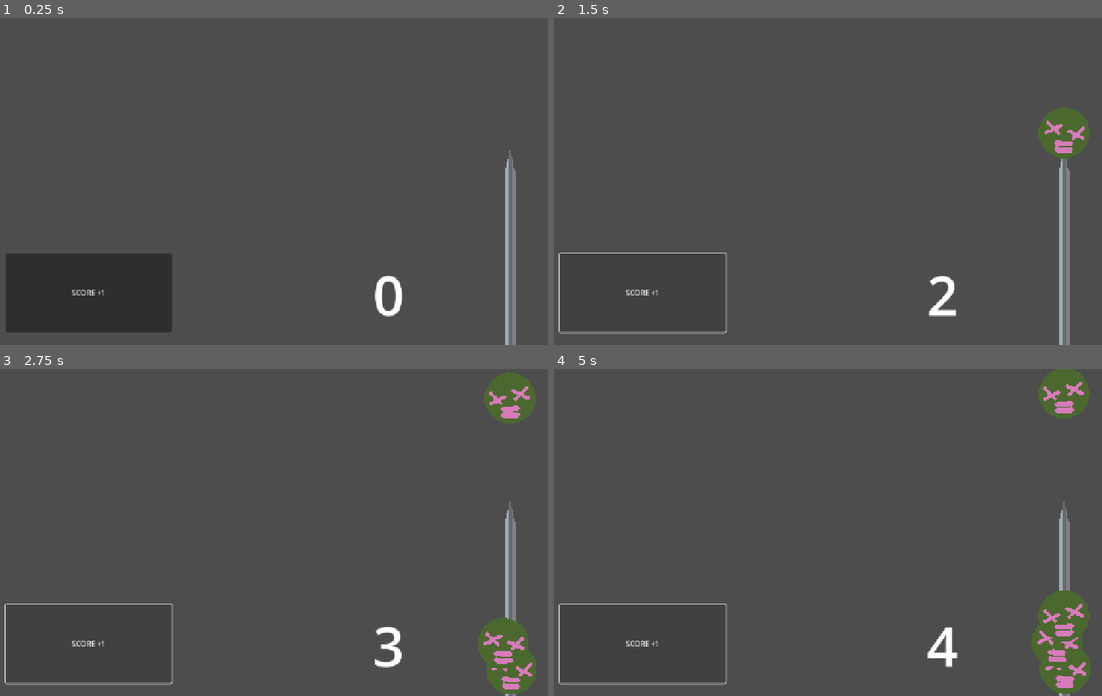
Above: before the commit, frames 1-4 (two rows, left to right).
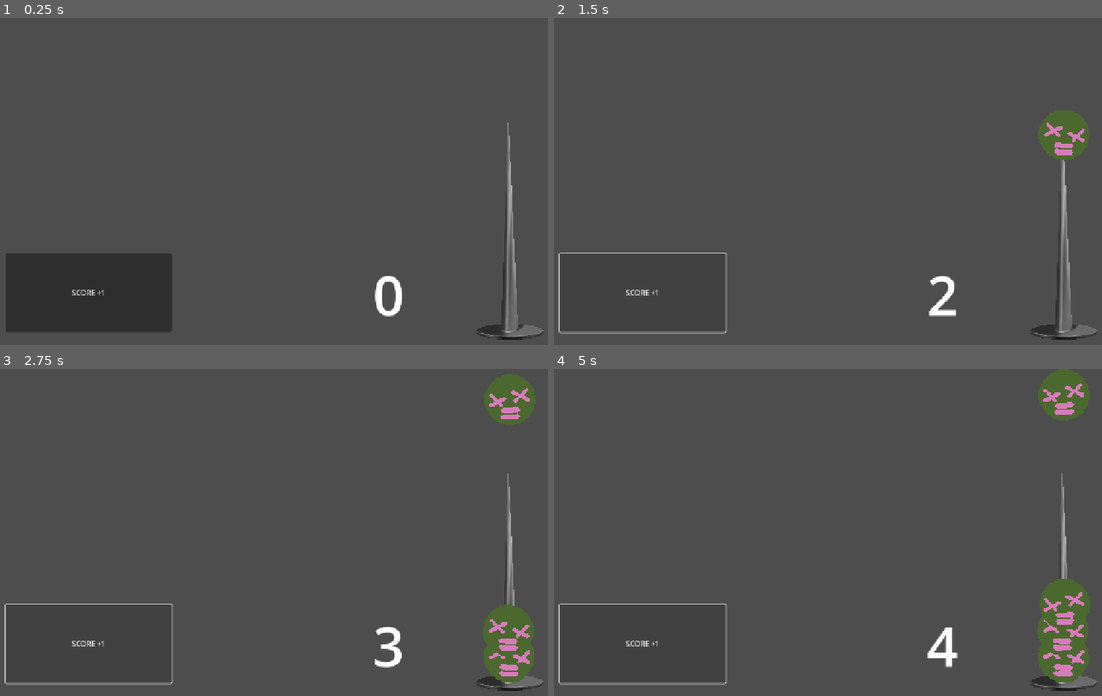
Above: after the commit, the same moments.

Repository: ACristoff/latechjam9
Game: Godot game, scene res://Game/UI/score_tracker.tscn
Two runs of this game, one before a commit and one after it. Both use one fixed random seed, a clock stepped at 60 frames per second and the inputs below. This scene is started directly instead of the project's main scene.
Inputs:
- Up to frame 1 (0.25 s): no input
- Up to frame 2 (1.5 s): click "SCORE +1" at 0.5 s; click "SCORE +1" at 1.25 s
- Up to frame 3 (2.75 s): click "SCORE +1" at 2 s
- Up to frame 4 (5 s): tap Enter at 4.25 s

The runs differ from the first frame. In frame 1, 1.2% of the frame differs, in the area x 86-100%, y 32-100%; in frame 2, 1.5%; in frame 3, 2.4%; in frame 4, 2.6%, in the area x 86-100%, y 0-100%.

Commit message:
eye overlay

Diff:
--- /dev/null
+++ b/Assets/Particles/blood_particls.tscn
@@ -0,0 +1,6 @@
+[gd_scene load_steps=2 format=3 uid="uid://che3pxt8fuc3h"]
+
+[ext_resource type="Texture2D" uid="uid://c72pdstyon7gw" path="res://Assets/Particles/red-circle.png" id="1_1p17i"]
+
+[node name="GPUParticles2D" type="GPUParticles2D"]
+texture = ExtResource("1_1p17i")
--- a/Game/UI/score_tracker.tscn
+++ b/Game/UI/score_tracker.tscn
@@ -1,7 +1,7 @@
 [gd_scene load_steps=3 format=3 uid="uid://w8wk4l8i1m4g"]
 
 [ext_resource type="Script" uid="uid://c8hva42x53u34" path="res://Game/UI/score_tracker.gd" id="1_4bvl0"]
-[ext_resource type="Texture2D" uid="uid://bfpbefiagaejy" path="res://Assets/UI/Pike.png" id="2_fl16t"]
+[ext_resource type="Texture2D" uid="uid://mqo7x8fjl0ll" path="res://Assets/UI/IMG_0679.png" id="2_fl16t"]
 
 [node name="ScoreTracker" type="Node2D"]
 script = ExtResource("1_4bvl0")
@@ -15,14 +15,14 @@
 
 [node name="Pike" type="Sprite2D" parent="."]
 texture_filter = 3
-position = Vector2(1149, 504.75)
-scale = Vector2(2, 6.50758)
+position = Vector2(1149, 420)
+scale = Vector2(0.265, 0.265)
 texture = ExtResource("2_fl16t")
 
 [node name="StaticBody2D" type="StaticBody2D" parent="."]
 
 [node name="CollisionPolygon2D" type="CollisionPolygon2D" parent="StaticBody2D"]
-position = Vector2(1142, 183)
+position = Vector2(1142, 158)
 polygon = PackedVector2Array(96, -363, 96, 542, -114, 542, -114, -376, -90, -376, -90, 531, 81, 531, 81, -363)
 
 [node name="HeadSpawn" type="Marker2D" parent="."]
--- /dev/null
+++ b/Game/eyes_overlay.tscn
@@ -0,0 +1,75 @@
+[gd_scene load_steps=6 format=3 uid="uid://bnd4grscn3fu7"]
+
+[ext_resource type="Texture2D" uid="uid://0hrimfsjm5fr" path="res://Assets/UI/Eye.png" id="1_6h8ov"]
+[ext_resource type="Texture2D" uid="uid://fqv8vlp7x67j" path="res://Assets/UI/Eyelid.png" id="2_ooq33"]
+
+[sub_resource type="Animation" id="Animation_ooq33"]
+resource_name = "Blink"
+length = 0.5
+step = 0.1
+tracks/0/type = "value"
+tracks/0/imported = false
+tracks/0/enabled = true
+tracks/0/path = NodePath("EyelidNormal:scale")
+tracks/0/interp = 1
+tracks/0/loop_wrap = true
+tracks/0/keys = {
+"times": PackedFloat32Array(0, 0.2, 0.3, 0.5),
+"transitions": PackedFloat32Array(0.196146, 1, 0.203063, 1),
+"update": 0,
+"values": [Vector2(1, 0.45), Vector2(1, 1), Vector2(1, 1), Vector2(1, 0.42)]
+}
+
+[sub_resource type="Animation" id="Animation_lg1uy"]
+length = 0.001
+tracks/0/type = "value"
+tracks/0/imported = false
+tracks/0/enabled = true
+tracks/0/path = NodePath("EyelidNormal:scale")
+tracks/0/interp = 1
+tracks/0/loop_wrap = true
+tracks/0/keys = {
+"times": PackedFloat32Array(0),
+"transitions": PackedFloat32Array(1),
+"update": 0,
+"values": [Vector2(1, 1)]
+}
+
+[sub_resource type="AnimationLibrary" id="AnimationLibrary_khmkl"]
+_data = {
+&"Blink": SubResource("Animation_ooq33"),
+&"RESET": SubResource("Animation_lg1uy")
+}
+
+[node name="EyesOverlay" type="Node2D"]
+
+[node name="EyeNormal" type="Node2D" parent="."]
+
+[node name="Eye" type="Sprite2D" parent="EyeNormal"]
+position = Vector2(650, 360)
+scale = Vector2(0.5, 0.5)
+texture = ExtResource("1_6h8ov")
+
+[node name="Eye2" type="Sprite2D" parent="EyeNormal"]
+position = Vector2(660, 360)
+rotation = -3.14159
+scale = Vector2(0.5, -0.5)
+texture = ExtResource("1_6h8ov")
+
+[node name="EyelidNormal" type="Node2D" parent="."]
+
+[node name="Eyelid" type="Sprite2D" parent="EyelidNormal"]
+position = Vector2(650, 360)
+scale = Vector2(0.5, 0.5)
+texture = ExtResource("2_ooq33")
+
+[node name="Eyelid2" type="Sprite2D" parent="EyelidNormal"]
+position = Vector2(660, 360)
+rotation = 3.14159
+scale = Vector2(0.5, -0.5)
+texture = ExtResource("2_ooq33")
+
+[node name="Blink" type="AnimationPlayer" parent="."]
+libraries = {
+&"": SubResource("AnimationLibrary_khmkl")
+}
--- a/project.godot
+++ b/project.godot
@@ -33,3 +33,7 @@
 window/size/viewport_width=1280
 window/size/viewport_height=720
 window/stretch/mode="canvas_items"
+
+[physics]
+
+common/physics_ticks_per_second=180
Binary file added: Assets/Particles/red-circle.png
Not shown, added: Assets/Particles/red-circle.png.import
Binary file added: Assets/UI/Eye.png
Not shown, added: Assets/UI/Eye.png.import
Binary file added: Assets/UI/Eyelid.png
Not shown, added: Assets/UI/Eyelid.png.import
Binary file added: Assets/UI/IMG_0679.png
Not shown, added: Assets/UI/IMG_0679.png.import
